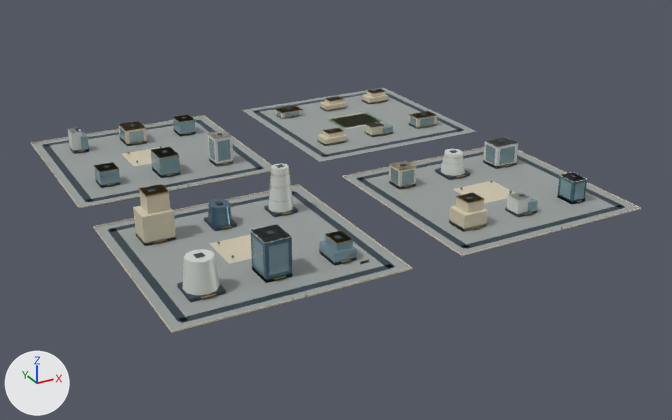
The glTF model web/public/assets/3d/ampliworld/GC-CITY-2030/GC-TILE-16-15.glb: old version first, new version second.
One viewpoint serves both versions: a 50 mm lens placed at (5332.0, -1307.0, 576.0), pointed at (6021.0, -55.0, -50.0). Lighting does not change. The marker at lower left points along +X, +Y and +Z. The picture after the commit comes second. Where no turn or scale is listed for an object, it has been applied to the vertices. Vertices at exactly the same position are counted once.

In view in the first picture: 'GC-TILE-16-15-blue', 'GC-TILE-16-15-dark', 'GC-TILE-16-15-glass', 'GC-TILE-16-15-gold', 'GC-TILE-16-15-ivory', 'GC-TILE-16-15-leaf', 'GC-TILE-16-15-paving', 'GC-TILE-16-15-white' and 1 more.
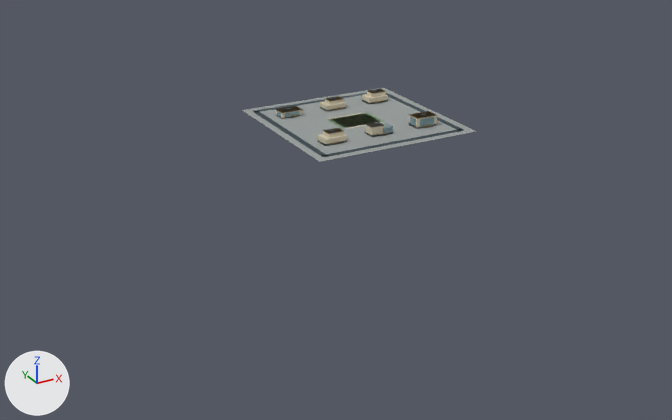
Not visible in the pictures: 'GC-TILE-16-15-wood'.

The change, as a diff of the scene's bpy script:
```diff
--- a/web/public/assets/3d/ampliworld/GC-CITY-2030/GC-TILE-16-15.glb.py
+++ b/web/public/assets/3d/ampliworld/GC-CITY-2030/GC-TILE-16-15.glb.py
@@ me_mesh_0 @@
 # used by ob_gc_tile_16_15_paving; location = (0.0, 0.0, 0.0)
-me_mesh_0.from_pydata(...)  # 32 vertices, 48 faces; spans x 5621.0..6379.0, y -379.0..379.0, z 0.0
+me_mesh_0.from_pydata(...)  # 8 vertices, 12 faces; spans x 6041.0..6379.0, y 41.0..379.0, z 0.0
+# me_mesh_0 part 1: the loose piece of 8 vertices spanning x 5621.0..5959.0, y 41.0..379.0, z 0.0 is deleted
+# me_mesh_0 part 2: the loose piece of 8 vertices spanning x 5621.0..5959.0, y -379.0..-41.0, z 0.0 is deleted
+# me_mesh_0 part 3: the loose piece of 8 vertices spanning x 6041.0..6379.0, y -379.0..-41.0, z 0.0 is deleted
 me_mesh_0.materials.append(mat_paving)
@@ me_mesh_1 @@
 # used by ob_gc_tile_16_15_dark; location = (0.0, 0.0, 0.0)
-me_mesh_1.from_pydata(...)  # 520 vertices, 780 faces; spans x 5636.0..6364.0, y -364.0..364.0, z 0.0..74.0
+me_mesh_1.from_pydata(...)  # 128 vertices, 192 faces; spans x 6056.0..6364.0, y 56.0..364.0, z 0.0..22.0
+# me_mesh_1 part 4: 49 loose pieces with 392 vertices, spanning x 5636.0..6364.0, y -364.0..364.0, z 0.0..74.0, are deleted
 me_mesh_1.materials.append(mat_dark)
@@ me_mesh_2 @@
 # used by ob_gc_tile_16_15_ivory; location = (0.0, 0.0, 0.0)
-me_mesh_2.from_pydata(...)  # 272 vertices, 408 faces; spans x 5620.0..6380.0, y -380.0..380.0, z 0.0..73.0
+me_mesh_2.from_pydata(...)  # 80 vertices, 120 faces; spans x 6088.0..6332.0, y 108.0..316.0, z 0.0..21.0
+# me_mesh_2 part 5: 24 loose pieces with 192 vertices, spanning x 5620.0..6380.0, y -380.0..380.0, z 0.0..73.0, are deleted
 me_mesh_2.materials.append(mat_ivory)
@@ me_mesh_5 @@
 # used by ob_gc_tile_16_15_gold; location = (0.0, 0.0, 0.0)
-me_mesh_5.from_pydata(...)  # 696 vertices, 1128 faces; spans x 5669.0..6333.0, y -380.0..325.0, z 0.0..73.0
+me_mesh_5.from_pydata(...)  # 88 vertices, 132 faces; spans x 6087.0..6333.0, y 104.0..317.0, z 4.0..21.0
+# me_mesh_5 part 6: 55 loose pieces with 608 vertices, spanning x 5669.0..6319.0, y -380.0..325.0, z 0.0..73.0, are deleted
 me_mesh_5.materials.append(mat_gold)
@@ me_mesh_6 @@
 # used by ob_gc_tile_16_15_white; location = (0.0, 0.0, 0.0)
-me_mesh_6.from_pydata(...)  # 234 vertices, 372 faces; spans x 5667.0..6332.0, y -321.0..315.0, z 0.0..73.0
+me_mesh_6.from_pydata(...)  # 96 vertices, 144 faces; spans x 6166.0..6254.0, y 110.0..239.0, z 0.0..18.0
+# me_mesh_6 part 8: 12 loose pieces with 138 vertices, spanning x 5667.0..6332.0, y -321.0..315.0, z 0.0..73.0, are deleted
 me_mesh_6.materials.append(mat_white)
@@ me_mesh_7 @@
 # used by ob_gc_tile_16_15_glass; location = (0.0, 0.0, 0.0)
-me_mesh_7.from_pydata(...)  # 416 vertices, 624 faces; spans x 5674.0..6333.0, y -320.0..325.0, z 0.0..52.0
+me_mesh_7.from_pydata(...)  # 72 vertices, 108 faces; spans x 6087.0..6333.0, y 107.0..317.0, z 0.0..19.0
+# me_mesh_7 part 7: 43 loose pieces with 344 vertices, spanning x 5674.0..6332.0, y -320.0..325.0, z 0.0..52.0, are deleted
 me_mesh_7.materials.append(mat_glass)
@@ ob_gc_tile_16_15_wood @@
-ob_gc_tile_16_15_wood = bpy.data.objects.new('GC-TILE-16-15-wood', me_mesh_3)
-ob_gc_tile_16_15_wood.location = (0.0, 0.0, 0.0)
@@ ob_gc_tile_16_15_leaf @@
-ob_gc_tile_16_15_leaf = bpy.data.objects.new('GC-TILE-16-15-leaf', me_mesh_4)
-ob_gc_tile_16_15_leaf.location = (0.0, 0.0, 0.0)
@@ ob_gc_tile_16_15_blue @@
-ob_gc_tile_16_15_blue = bpy.data.objects.new('GC-TILE-16-15-blue', me_mesh_9)
-ob_gc_tile_16_15_blue.location = (0.0, 0.0, 0.0)
```

What differs and where, as boxes (x1, y1, x2, y2) in the pictures (672 x 420 px):
'GC-TILE-16-15-paving', reshaped (61% narrower, 69% shorter): before (32, 88, 638, 330); after (242, 88, 477, 162)
'GC-TILE-16-15-dark', reshaped (64% narrower, 71% shorter): before (42, 90, 625, 323); after (252, 90, 464, 157)
'GC-TILE-16-15-ivory', reshaped (73% narrower, 76% shorter): before (31, 89, 641, 333); after (276, 89, 437, 146)
'GC-TILE-16-15-glass', reshaped: before (81, 110, 585, 275); after (276, 110, 434, 134)
'GC-TILE-16-15-white', reshaped: before (68, 115, 587, 296); after (347, 115, 385, 128)
'GC-TILE-16-15-blue', deleted: before (208, 172, 587, 283)
'GC-TILE-16-15-gold', reshaped (68% narrower, 74% shorter): before (79, 89, 582, 299); after (276, 90, 437, 144)
'GC-TILE-16-15-leaf', deleted: before (127, 146, 512, 258)
part 1 of me_mesh_0, deleted: before (32, 116, 272, 207)
part 2 of me_mesh_0, deleted: before (95, 186, 409, 330)
part 3 of me_mesh_0, deleted: before (345, 148, 638, 255)
part 4 of me_mesh_1, deleted: before (42, 117, 625, 323)
part 5 of me_mesh_2, deleted: before (31, 115, 641, 333)
part 6 of me_mesh_5, deleted: before (79, 115, 582, 299)
part 7 of me_mesh_7, deleted: before (81, 115, 585, 275)
part 8 of me_mesh_6, deleted: before (68, 127, 587, 296)
